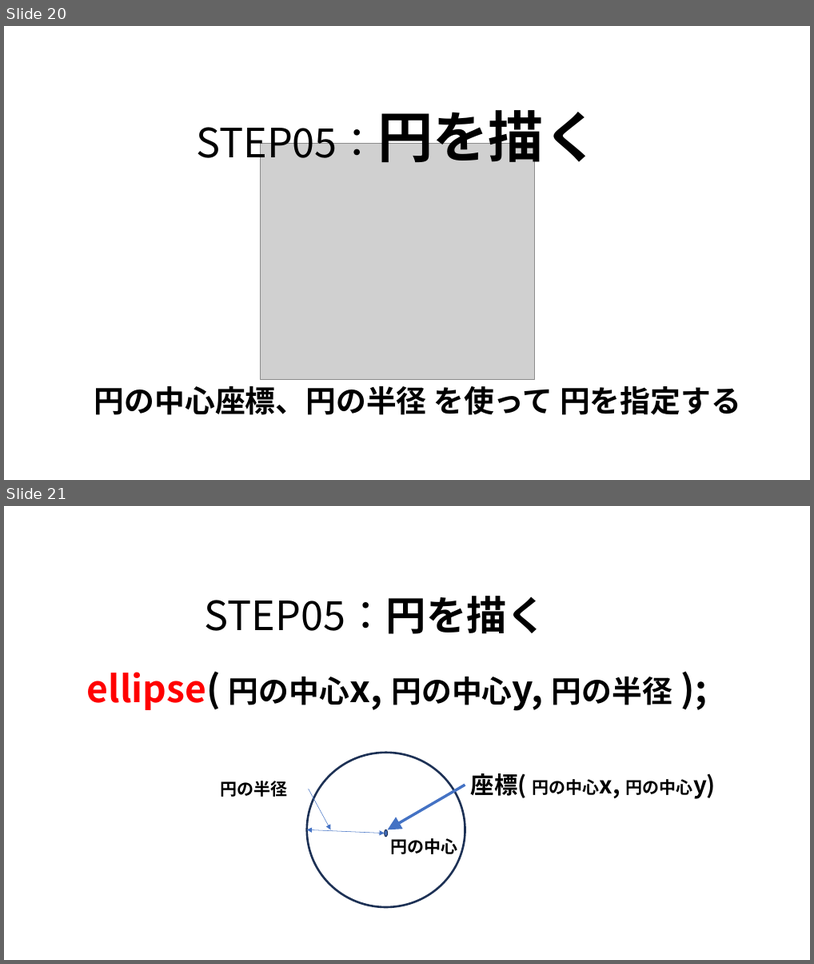
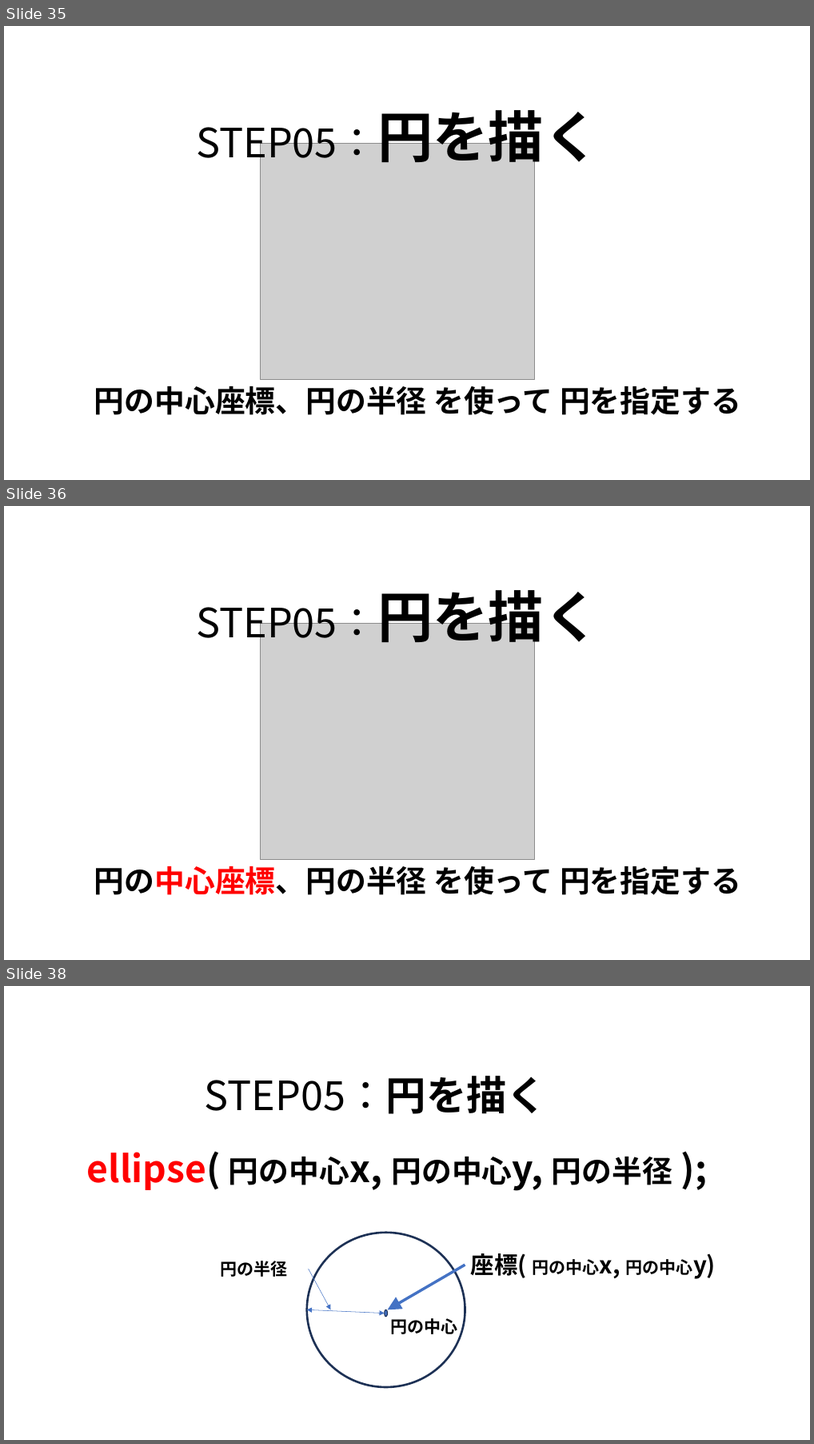
Before and after one commit to amami-harhid/p5jsPracticeSamples, a slide deck: Documents/p5Js_practice02.pptx. Shown one above the other, each under a label of ours: slides 20 and 21 before the commit, slides 35, 36 and 38 after it; the slides between them are not shown. The pictures are 814x964 and 814x1444 pixels, drawn with LibreOffice and Linux fonts; fonts in the diff are those of the drawing; grey boxes stand for pictures. Boxes give left, top, right and bottom in pixels: in the first picture for what was removed or moved away, otherwise in the second. Text is boxed around its words. In the diff, an @@ line names an element or a change of style, - is before the commit and + after.

```diff
--- a/Documents/p5Js_practice02.pptx
+++ b/Documents/p5Js_practice02.pptx
@@ slide 36 added at [4, 506, 810, 960], background #FFFFFF @@
@@ text added at [196, 581, 599, 651], 48 pt, text #000000 @@
+STEP05：円を描く
@@ picture added at [260, 624, 534, 860] @@
@@ text added at [94, 866, 742, 895], 36 pt, text #000000, bold @@
+円の中心座標、円の半径 を使って 円を指定する
@@ what was slide 20 is now slide 35 @@
@@ what was slide 21 is now slide 38 @@
```
Also in this commit, not shown: 6 slides changed, 41 other slides added, 1 slide removed.
